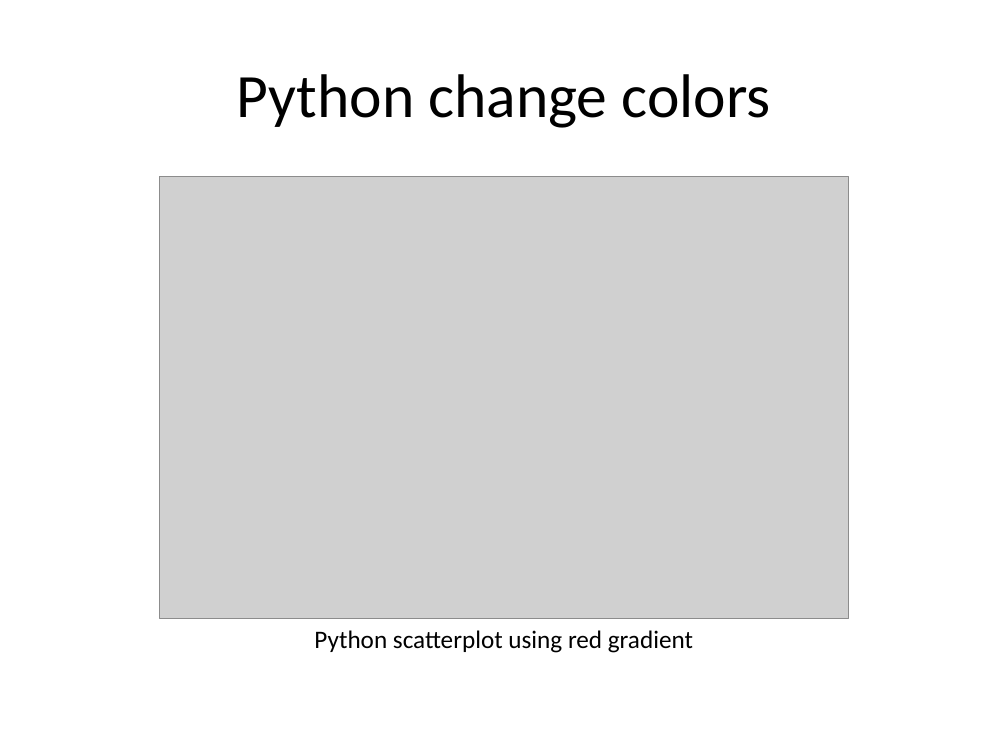
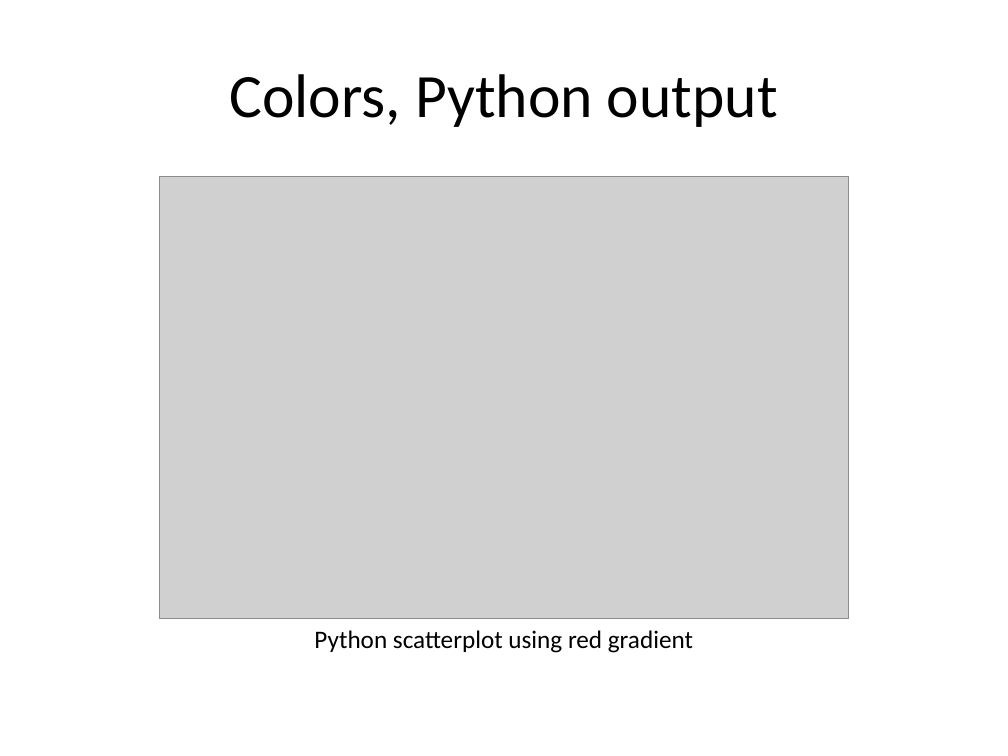
Before and after one commit to pmean/data-visualization, a slide deck: slide 28 of data-viz-02/component/tutorial-colors.pptx (slide 27 before the commit). Drawn at 1008x756 pixels with LibreOffice and Linux fonts; fonts in the diff are those of the drawing; grey boxes stand for pictures. Boxes give left, top, right and bottom in pixels: in the first picture for what was removed or moved away, otherwise in the second. Text is boxed around its words. In the diff, an @@ line names an element or a change of style, - is before the commit and + after.

```diff
--- a/data-viz-02/component/tutorial-colors.pptx
+++ b/data-viz-02/component/tutorial-colors.pptx
@@ title at box(229, 74, 778, 127): text changed @@
-Python change colors
+Colors, Python output
```
Also in this commit, not shown: 7 other slides changed, 7 slides added, 3 slides removed, 6 other files.
